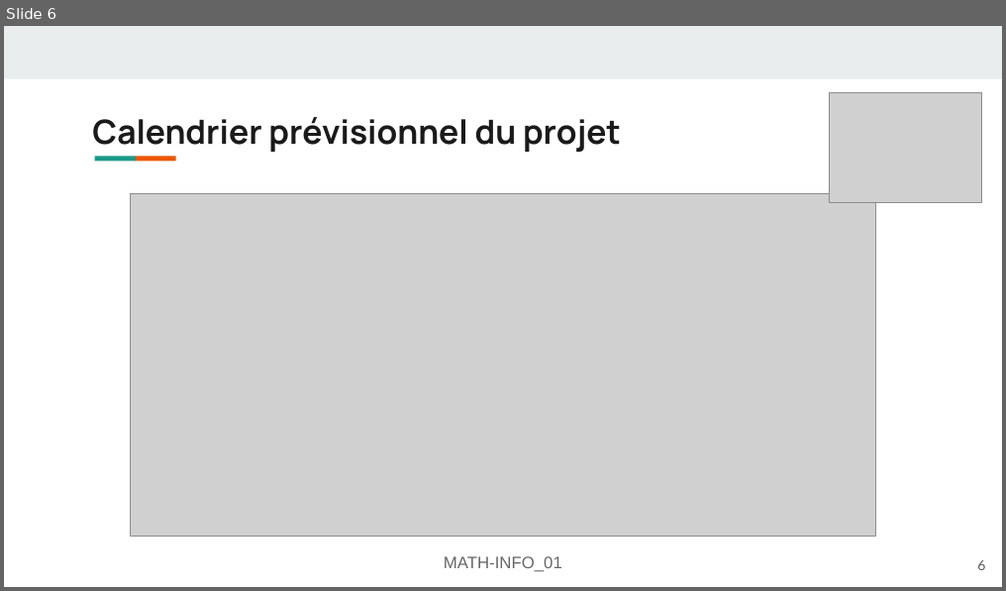
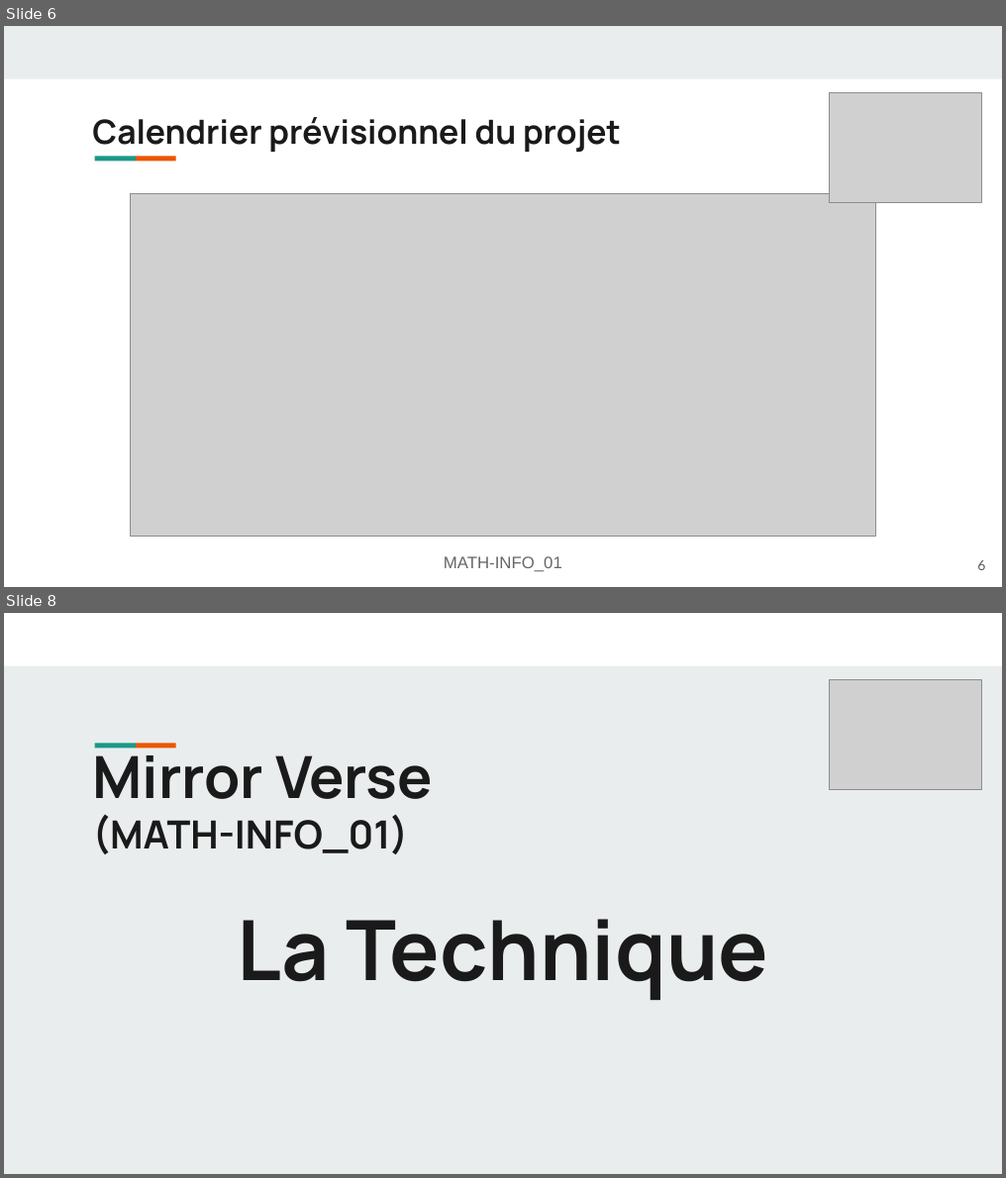
Before and after one commit to FlashOnFire/MirrorVerse, a slide deck: project_managment/presentation1.odp. Shown one above the other, each under a label of ours: slide 6 before the commit, slides 6 and 8 after it; the slides between them are not shown. The pictures are 1006x591 and 1006x1178 pixels, drawn with LibreOffice and Linux fonts; fonts in the diff are those of the drawing; grey boxes stand for pictures. Boxes give left, top, right and bottom in pixels: in the first picture for what was removed or moved away, otherwise in the second. Text is boxed around its words. In the diff, an @@ line names an element or a change of style, - is before the commit and + after.

Commit message:
LA TECHNIQUE

```diff
--- a/project_managment/presentation1.odp
+++ b/project_managment/presentation1.odp
@@ slide 8 added at <box>4,613,1002,1174</box>, background #E9EDEE; not listed: 2 template elements that a slide beside it also shows @@
@@ rectangle added at <box>4,613,1002,665</box>, fill #FFFFFF @@
@@ picture added at <box>830,680,982,789</box> @@
@@ title added at <box>92,745,433,855</box>, 28 pt, text #1A1A1A, bold @@
+Mirror Verse
+(MATH-INFO_01)
@@ title added at <box>238,919,769,1000</box>, 60 pt, text #1A1A1A, bold @@
+La Technique
```
Also in this commit, not shown: 3 other slides added, 2 other files.
